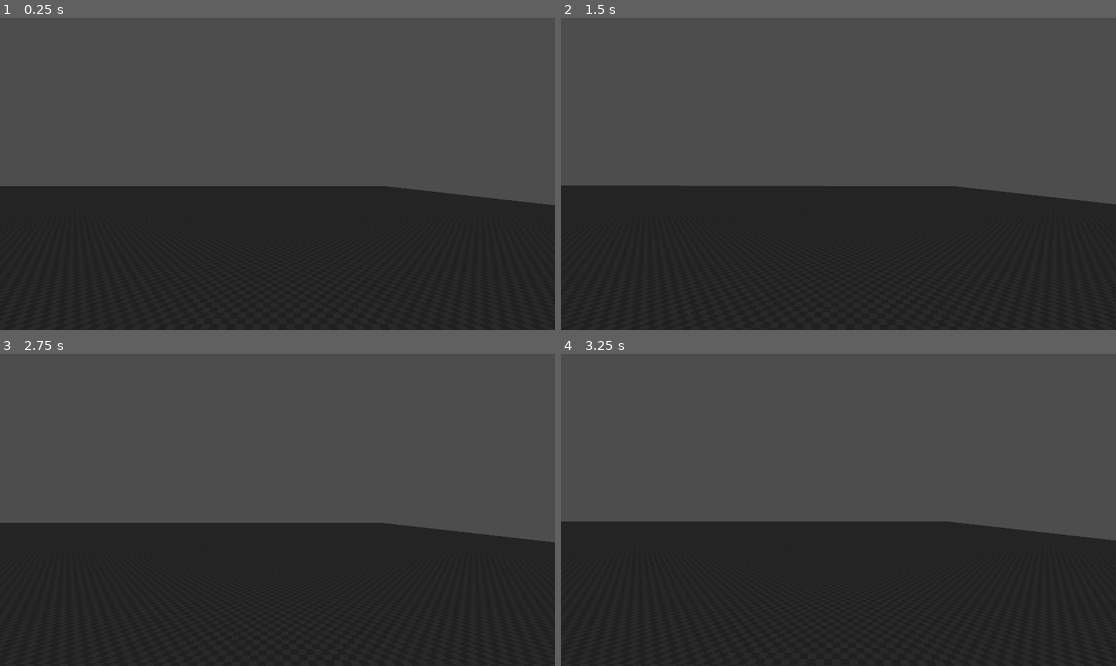
Above: before the commit, frames 1-4 (two rows, left to right).
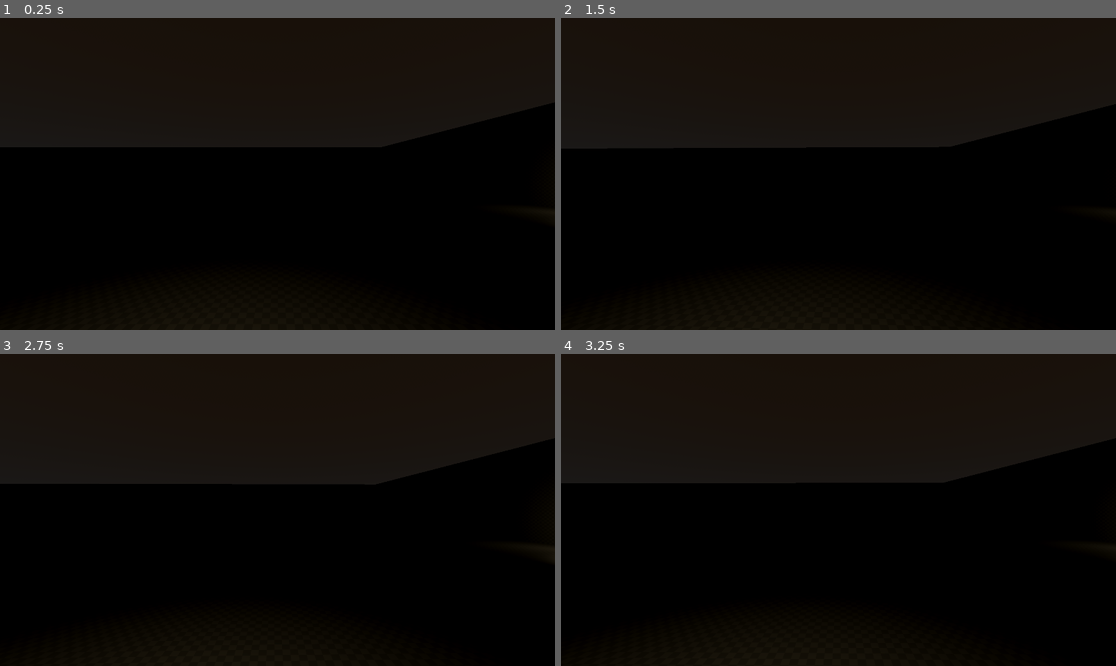
Above: after the commit, the same moments.

Repository: sgull-dev/HorrorDemo
Game: Godot game, scene res://stages/stage_1.tscn
Two runs of this game, one before a commit and one after it. Both use one fixed random seed, a clock stepped at 60 frames per second and the inputs below.
Inputs (mouse positions are in pixels of both pictures, inside the frame that each line leads up to):
- Up to frame 1 (0.25 s): no input
- Up to frame 2 (1.5 s): tap Enter at 0.5 s; move the mouse to (866, 174) at 0.52 s; tap S (move_b) at 0.6 s; click (866, 174) at 0.67 s; tap Space (jump) at 0.77, 1.25 s; move the mouse to (810, 174) at 1.27 s; tap W (move_f) at 1.35 s; click (810, 174) at 1.42 s
- Up to frame 3 (2.75 s): tap Space (jump) at 1.52 s; tap Enter at 2 s; move the mouse to (288, 503) at 2.02 s; tap A (move_l) at 2.1 s; click (288, 503) at 2.17 s
- Up to frame 4 (3.25 s): tap Space (jump) at 2.75, 3.02 s; move the mouse to (832, 516) at 2.77 s; tap D (move_r) at 2.85 s; click (832, 516) at 2.92 s

The runs differ from the first frame. In frame 1, 100% of the frame differs, in the area x 0-100%, y 0-100%; in frame 2, 100%; in frame 3, 100%; in frame 4, 100%.
Error in both runs: Invalid operands 'float' and 'Vector3' in operator '-'. (res://scripts/camera/camera_fp.gd:32)

Commit message:
Lighting setup

Diff:
--- a/project.godot
+++ b/project.godot
@@ -55,3 +55,7 @@
 "events": [Object(InputEventKey,"resource_local_to_scene":false,"resource_name":"","device":-1,"window_id":0,"alt_pressed":false,"shift_pressed":false,"ctrl_pressed":false,"meta_pressed":false,"pressed":false,"keycode":0,"physical_keycode":32,"key_label":0,"unicode":32,"echo":false,"script":null)
 ]
 }
+
+[rendering]
+
+anti_aliasing/quality/use_debanding=true
--- a/stages/stage_1.tscn
+++ b/stages/stage_1.tscn
@@ -6,7 +6,28 @@
 [ext_resource type="Script" path="res://addons/cyclops_level_builder/nodes/cyclops_convex_block.gd" id="3_p7e6o"]
 [ext_resource type="Script" path="res://addons/cyclops_level_builder/resources/convex_block_data.gd" id="4_6sbf3"]
 
+[sub_resource type="ProceduralSkyMaterial" id="ProceduralSkyMaterial_ahd0v"]
+sky_top_color = Color(0.427451, 0.313726, 0.215686, 1)
+sky_horizon_color = Color(0.462745, 0.470588, 0.486275, 1)
+ground_bottom_color = Color(0.14902, 0.168627, 0.258824, 1)
+ground_horizon_color = Color(0.462745, 0.470588, 0.486275, 1)
+sun_angle_max = 17.75
+sun_curve = 3.30048e-05
+
+[sub_resource type="Sky" id="Sky_sqoew"]
+sky_material = SubResource("ProceduralSkyMaterial_ahd0v")
+
 [sub_resource type="Environment" id="Environment_6y66v"]
+background_mode = 2
+background_energy_multiplier = 0.25
+sky = SubResource("Sky_sqoew")
+sdfgi_enabled = true
+fog_enabled = true
+fog_light_color = Color(0, 0, 0, 1)
+fog_density = 0.0355
+volumetric_fog_enabled = true
+volumetric_fog_density = 0.096
+volumetric_fog_albedo = Color(0.231373, 0.356863, 0.47451, 1)
 
 [sub_resource type="Resource" id="Resource_3jttr"]
 script = ExtResource("4_6sbf3")
@@ -14,6 +35,106 @@
 active = false
 collsion = true
 vertex_points = PackedVector3Array(-182, -3, -121, -182, -3, 4, -182, -5, 4, -182, -5, -121, -6, -3, -121, -6, -3, 4, -6, -5, 4, -6, -5, -121)
+vertex_selected = PackedByteArray(0, 0, 0, 0, 0, 0, 0, 0)
+active_vertex = -1
+edge_vertex_indices = PackedInt32Array(0, 1, 1, 2, 2, 3, 3, 0, 7, 6, 6, 5, 5, 4, 4, 7, 0, 4, 5, 1, 6, 2, 7, 3)
+edge_selected = PackedByteArray(0, 0, 0, 0, 0, 0, 0, 0, 0, 0, 0, 0)
+active_edge = -1
+edge_face_indices = PackedInt32Array(0, 2, 0, 3, 0, 4, 0, 5, 1, 4, 1, 3, 1, 2, 1, 5, 2, 5, 2, 3, 3, 4, 4, 5)
+face_vertex_count = PackedInt32Array(4, 4, 4, 4, 4, 4)
+face_vertex_indices = PackedInt32Array(0, 1, 2, 3, 7, 6, 5, 4, 1, 0, 4, 5, 2, 1, 5, 6, 3, 2, 6, 7, 0, 3, 7, 4)
+face_material_indices = PackedInt32Array(-1, -1, -1, -1, -1, -1)
+face_uv_transform = Array[Transform2D]([Transform2D(1, 0, 0, 1, 0, 0), Transform2D(1, 0, 0, 1, 0, 0), Transform2D(1, 0, 0, 1, 0, 0), Transform2D(1, 0, 0, 1, 0, 0), Transform2D(1, 0, 0, 1, 0, 0), Transform2D(1, 0, 0, 1, 0, 0)])
+face_selected = PackedByteArray(0, 0, 0, 0, 0, 0)
+active_face = -1
+face_ids = PackedInt32Array(0, 1, 2, 3, 4, 5)
+
+[sub_resource type="Resource" id="Resource_wvlio"]
+script = ExtResource("4_6sbf3")
+selected = false
+active = false
+collsion = true
+vertex_points = PackedVector3Array(-182, 11, -121, -182, 11, 4, -182, -3, 4, -182, -3, -121, -180, 11, -121, -180, 11, 4, -180, -3, 4, -180, -3, -121)
+vertex_selected = PackedByteArray(0, 0, 0, 0, 0, 0, 0, 0)
+active_vertex = -1
+edge_vertex_indices = PackedInt32Array(0, 1, 1, 2, 2, 3, 3, 0, 7, 6, 6, 5, 5, 4, 4, 7, 0, 4, 5, 1, 6, 2, 7, 3)
+edge_selected = PackedByteArray(0, 0, 0, 0, 0, 0, 0, 0, 0, 0, 0, 0)
+active_edge = -1
+edge_face_indices = PackedInt32Array(0, 2, 0, 3, 0, 4, 0, 5, 1, 4, 1, 3, 1, 2, 1, 5, 2, 5, 2, 3, 3, 4, 4, 5)
+face_vertex_count = PackedInt32Array(4, 4, 4, 4, 4, 4)
+face_vertex_indices = PackedInt32Array(0, 1, 2, 3, 7, 6, 5, 4, 1, 0, 4, 5, 2, 1, 5, 6, 3, 2, 6, 7, 0, 3, 7, 4)
+face_material_indices = PackedInt32Array(-1, -1, -1, -1, -1, -1)
+face_uv_transform = Array[Transform2D]([Transform2D(1, 0, 0, 1, 0, 0), Transform2D(1, 0, 0, 1, 0, 0), Transform2D(1, 0, 0, 1, 0, 0), Transform2D(1, 0, 0, 1, 0, 0), Transform2D(1, 0, 0, 1, 0, 0), Transform2D(1, 0, 0, 1, 0, 0)])
+face_selected = PackedByteArray(0, 0, 0, 0, 0, 0)
+active_face = -1
+face_ids = PackedInt32Array(0, 1, 2, 3, 4, 5)
+
+[sub_resource type="Resource" id="Resource_y5sh4"]
+script = ExtResource("4_6sbf3")
+selected = false
+active = false
+collsion = true
+vertex_points = PackedVector3Array(-180, 11, 2, -180, 11, 4, -180, -3, 4, -180, -3, 2, -6, 11, 2, -6, 11, 4, -6, -3, 4, -6, -3, 2)
+vertex_selected = PackedByteArray(0, 0, 0, 0, 0, 0, 0, 0)
+active_vertex = -1
+edge_vertex_indices = PackedInt32Array(0, 1, 1, 2, 2, 3, 3, 0, 7, 6, 6, 5, 5, 4, 4, 7, 0, 4, 5, 1, 6, 2, 7, 3)
+edge_selected = PackedByteArray(0, 0, 0, 0, 0, 0, 0, 0, 0, 0, 0, 0)
+active_edge = -1
+edge_face_indices = PackedInt32Array(0, 2, 0, 3, 0, 4, 0, 5, 1, 4, 1, 3, 1, 2, 1, 5, 2, 5, 2, 3, 3, 4, 4, 5)
+face_vertex_count = PackedInt32Array(4, 4, 4, 4, 4, 4)
+face_vertex_indices = PackedInt32Array(0, 1, 2, 3, 7, 6, 5, 4, 1, 0, 4, 5, 2, 1, 5, 6, 3, 2, 6, 7, 0, 3, 7, 4)
+face_material_indices = PackedInt32Array(-1, -1, -1, -1, -1, -1)
+face_uv_transform = Array[Transform2D]([Transform2D(1, 0, 0, 1, 0, 0), Transform2D(1, 0, 0, 1, 0, 0), Transform2D(1, 0, 0, 1, 0, 0), Transform2D(1, 0, 0, 1, 0, 0), Transform2D(1, 0, 0, 1, 0, 0), Transform2D(1, 0, 0, 1, 0, 0)])
+face_selected = PackedByteArray(0, 0, 0, 0, 0, 0)
+active_face = -1
+face_ids = PackedInt32Array(0, 1, 2, 3, 4, 5)
+
+[sub_resource type="Resource" id="Resource_k7qbn"]
+script = ExtResource("4_6sbf3")
+selected = false
+active = false
+collsion = true
+vertex_points = PackedVector3Array(-180, 11, -121, -180, 11, -119, -180, -3, -119, -180, -3, -121, -6, 11, -121, -6, 11, -119, -6, -3, -119, -6, -3, -121)
+vertex_selected = PackedByteArray(0, 0, 0, 0, 0, 0, 0, 0)
+active_vertex = -1
+edge_vertex_indices = PackedInt32Array(0, 1, 1, 2, 2, 3, 3, 0, 7, 6, 6, 5, 5, 4, 4, 7, 0, 4, 5, 1, 6, 2, 7, 3)
+edge_selected = PackedByteArray(0, 0, 0, 0, 0, 0, 0, 0, 0, 0, 0, 0)
+active_edge = -1
+edge_face_indices = PackedInt32Array(0, 2, 0, 3, 0, 4, 0, 5, 1, 4, 1, 3, 1, 2, 1, 5, 2, 5, 2, 3, 3, 4, 4, 5)
+face_vertex_count = PackedInt32Array(4, 4, 4, 4, 4, 4)
+face_vertex_indices = PackedInt32Array(0, 1, 2, 3, 7, 6, 5, 4, 1, 0, 4, 5, 2, 1, 5, 6, 3, 2, 6, 7, 0, 3, 7, 4)
+face_material_indices = PackedInt32Array(-1, -1, -1, -1, -1, -1)
+face_uv_transform = Array[Transform2D]([Transform2D(1, 0, 0, 1, 0, 0), Transform2D(1, 0, 0, 1, 0, 0), Transform2D(1, 0, 0, 1, 0, 0), Transform2D(1, 0, 0, 1, 0, 0), Transform2D(1, 0, 0, 1, 0, 0), Transform2D(1, 0, 0, 1, 0, 0)])
+face_selected = PackedByteArray(0, 0, 0, 0, 0, 0)
+active_face = -1
+face_ids = PackedInt32Array(0, 1, 2, 3, 4, 5)
+
+[sub_resource type="Resource" id="Resource_g0snr"]
+script = ExtResource("4_6sbf3")
+selected = false
+active = false
+collsion = true
+vertex_points = PackedVector3Array(-9, 11, -119, -9, 11, -63, -9, -3, -63, -9, -3, -119, -6, 11, -119, -6, 11, -63, -6, -3, -63, -6, -3, -119)
+vertex_selected = PackedByteArray(0, 0, 0, 0, 0, 0, 0, 0)
+active_vertex = -1
+edge_vertex_indices = PackedInt32Array(0, 1, 1, 2, 2, 3, 3, 0, 7, 6, 6, 5, 5, 4, 4, 7, 0, 4, 5, 1, 6, 2, 7, 3)
+edge_selected = PackedByteArray(0, 0, 0, 0, 0, 0, 0, 0, 0, 0, 0, 0)
+active_edge = -1
+edge_face_indices = PackedInt32Array(0, 2, 0, 3, 0, 4, 0, 5, 1, 4, 1, 3, 1, 2, 1, 5, 2, 5, 2, 3, 3, 4, 4, 5)
+face_vertex_count = PackedInt32Array(4, 4, 4, 4, 4, 4)
+face_vertex_indices = PackedInt32Array(0, 1, 2, 3, 7, 6, 5, 4, 1, 0, 4, 5, 2, 1, 5, 6, 3, 2, 6, 7, 0, 3, 7, 4)
+face_material_indices = PackedInt32Array(-1, -1, -1, -1, -1, -1)
+face_uv_transform = Array[Transform2D]([Transform2D(1, 0, 0, 1, 0, 0), Transform2D(1, 0, 0, 1, 0, 0), Transform2D(1, 0, 0, 1, 0, 0), Transform2D(1, 0, 0, 1, 0, 0), Transform2D(1, 0, 0, 1, 0, 0), Transform2D(1, 0, 0, 1, 0, 0)])
+face_selected = PackedByteArray(0, 0, 0, 0, 0, 0)
+active_face = -1
+face_ids = PackedInt32Array(0, 1, 2, 3, 4, 5)
+
+[sub_resource type="Resource" id="Resource_u5umi"]
+script = ExtResource("4_6sbf3")
+selected = false
+active = false
+collsion = true
+vertex_points = PackedVector3Array(-9, 11, -48, -9, 11, 2, -9, -3, 2, -9, -3, -48, -6, 11, -48, -6, 11, 2, -6, -3, 2, -6, -3, -48)
 vertex_selected = PackedByteArray(0, 0, 0, 0, 0, 0, 0, 0)
 active_vertex = -1
 edge_vertex_indices = PackedInt32Array(0, 1, 1, 2, 2, 3, 3, 0, 7, 6, 6, 5, 5, 4, 4, 7, 0, 4, 5, 1, 6, 2, 7, 3)
@@ -36,6 +157,12 @@
 
 [node name="Player" parent="." instance=ExtResource("1_dc1oe")]
 transform = Transform3D(1, 0, 0, 0, 1, 0, 0, 0, 1, -45.7653, 0, -45.9136)
+move_speed = 500.0
+
+[node name="OmniLight3D3" type="OmniLight3D" parent="Player"]
+transform = Transform3D(1, 0, 0, 0, 1, 0, 0, 0, 1, -1.87341, 1.31243, 0)
+light_color = Color(0.827451, 0.733333, 0.509804, 1)
+omni_range = 12.947
 
 [node name="CyclopsBlocks" type="Node3D" parent="."]
 script = ExtResource("2_fruh8")
@@ -43,3 +170,41 @@
 [node name="Block_0" type="Node" parent="CyclopsBlocks"]
 script = ExtResource("3_p7e6o")
 block_data = SubResource("Resource_3jttr")
+
+[node name="Block_1" type="Node" parent="CyclopsBlocks"]
+script = ExtResource("3_p7e6o")
+block_data = SubResource("Resource_wvlio")
+
+[node name="Block_2" type="Node" parent="CyclopsBlocks"]
+script = ExtResource("3_p7e6o")
+block_data = SubResource("Resource_y5sh4")
+
+[node name="Block_3" type="Node" parent="CyclopsBlocks"]
+script = ExtResource("3_p7e6o")
+block_data = SubResource("Resource_k7qbn")
+
+[node name="Block_4" type="Node" parent="CyclopsBlocks"]
+script = ExtResource("3_p7e6o")
+block_data = SubResource("Resource_g0snr")
+
+[node name="Block_5" type="Node" parent="CyclopsBlocks"]
+script = ExtResource("3_p7e6o")
+block_data = SubResource("Resource_u5umi")
+
+[node name="Lights" type="Node3D" parent="."]
+
+[node name="DirectionalLight3D" type="DirectionalLight3D" parent="Lights"]
+transform = Transform3D(0.875591, -1.30473e-08, -0.483053, 0.417389, 0.503382, 0.756567, 0.24316, -0.864064, 0.440757, 0, 2.71403, 0)
+light_energy = 0.0
+shadow_enabled = true
+directional_shadow_max_distance = 350.0
+
+[node name="OmniLight3D" type="OmniLight3D" parent="Lights"]
+transform = Transform3D(1, 0, 0, 0, 1, 0, 0, 0, 1, -12.5882, 0, -44.7213)
+light_color = Color(0.827451, 0.733333, 0.509804, 1)
+omni_range = 12.947
+
+[node name="OmniLight3D2" type="OmniLight3D" parent="Lights"]
+transform = Transform3D(1, 0, 0, 0, 1, 0, 0, 0, 1, -12.5882, 0, -67.7213)
+light_color = Color(0.827451, 0.733333, 0.509804, 1)
+omni_range = 12.947
Not shown: 1 places in stages/stage_1.tscn that only renumber resources
